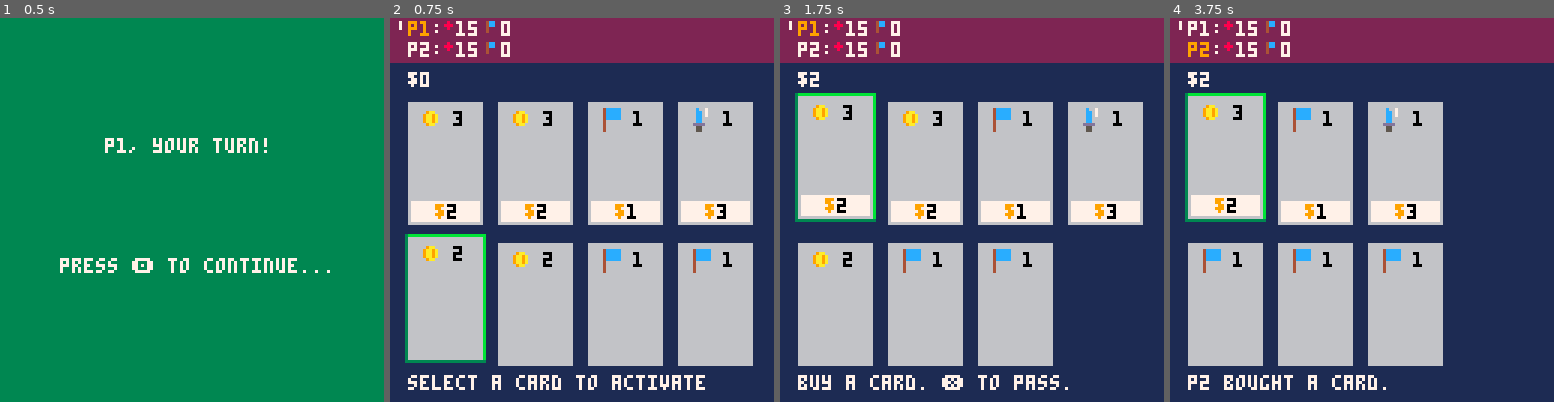
Above: before the commit, frames 1-4 (left to right).
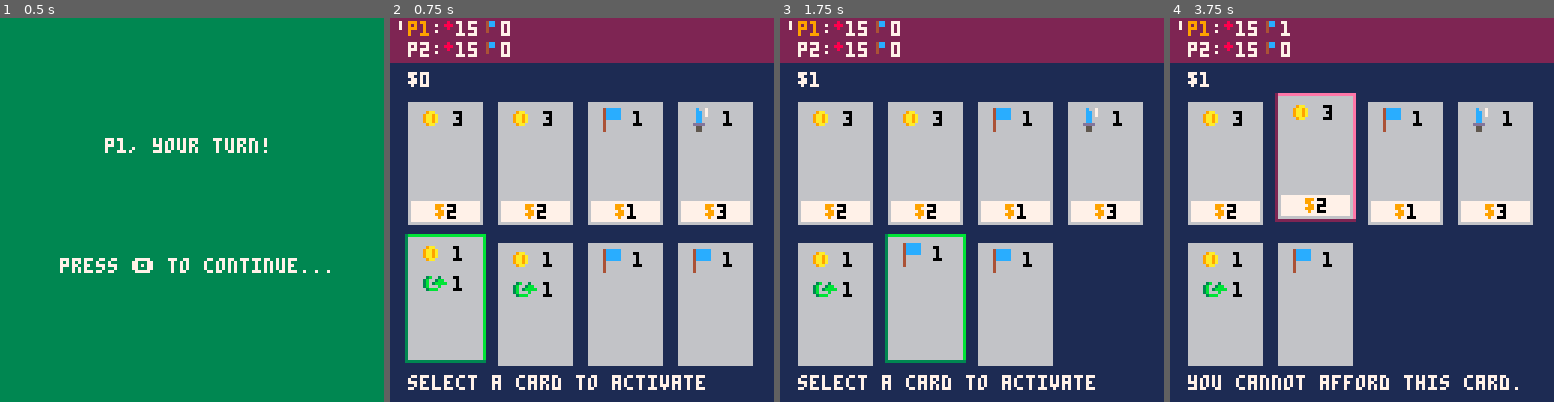
Above: after the commit, the same moments.

Repository: camden/minidom
Game: PICO-8 cartridge dom.p8
The game is run twice, just before and just after one commit, with the same random seed, the same clock (stepped at 60 frames per second) and the same inputs.
Inputs:
- Up to frame 1 (0.5 s): tap X (X key) at 0.33 s
- Up to frame 2 (0.75 s): tap O (Z key) at 0.7 s
- Up to frame 3 (1.75 s): tap X (X key) at 1.07 s; hold Right from 1.6 s (still down); tap O (Z key) at 1.7 s
- Up to frame 4 (3.75 s): tap X (X key) at 1.85, 2.97 s; release Right at 2.1 s; tap O (Z key) every 0.4 s from 2.1 to 3.7 s; hold Right 2.47-3.03 s; hold Left 3.08-3.58 s

Frame 1 is identical in both runs. In frame 2, 0.5% of the frame differs, in the area x 8-43%, y 59-73%; in frame 3, 5.1%; in frame 4, 19%, in the area x 3-95%, y 0-97%.

Commit message:
added actions

Diff:
--- a/dom.p8
+++ b/dom.p8
@@ -33,6 +33,9 @@
 }
 
 effect_types = {
+  add_actions = {
+    spr_num = 10
+  },
   draw_cards = {
     spr_num = 9
   },
@@ -73,6 +76,7 @@
 last_first_player = next_first_player
 
 current_turn = 1
+cur_player_actions = 0
 
 status_msg = 'select a card to activate'
 
@@ -265,10 +269,22 @@
   local cr_status = costatus(cur_card_activation)
 
   if cr_status == 'dead' then
-    cur_card_activation = nil
-    cur_active_card_effect_num = nil
-    cur_active_card = nil
-
+    event_card_finished_activating()
+  end
+end
+
+function event_card_finished_activating()
+  cur_card_activation = nil
+  cur_active_card_effect_num = nil
+  cur_active_card = nil
+
+  cur_player_actions -= 1
+
+  if selected_index > len(cur_hand()) then
+    selected_index = len(cur_hand())
+  end
+
+  if cur_player_actions == 0 then
     advance()
   end
 end
@@ -312,6 +328,8 @@
         players[i].health -= fx.value
       end
     end
+  elseif fx.kind == effect_types.add_actions then
+    cur_player_actions += fx.value
   elseif fx.kind == effect_types.draw_cards then
     do_effect_draw_cards(fx)
   elseif fx.kind == effect_types.attack_one then
@@ -436,6 +454,8 @@
     selected_index = 1
     cur_selection_kind = selection.hand
     sfx(2)
+
+    cur_player_actions = 1
 end
 
 function finished_round()
@@ -474,12 +494,13 @@
 end
 
 function initialize_player_deck(player)
-  local gold_fx = make_effect(effect_types.gold, 2)
+  local gold_fx = make_effect(effect_types.gold, 1)
   local points_fx = make_effect(effect_types.points, 1)
   local attack_one_fx = make_effect(effect_types.attack_one, 1)
   local cards_fx = make_effect(effect_types.draw_cards, 2)
-
-  add_cards(make_card(1, gold_fx), 3, player)
+  local actions_fx = make_effect(effect_types.add_actions, 1)
+
+  add_cards(make_card(1, gold_fx, actions_fx), 3, player)
   add_cards(make_card(1, points_fx), 3, player)
   add_cards(make_card(3, attack_one_fx), 0, player)
   add_cards(make_card(2, cards_fx), 0, player)
@@ -843,11 +864,11 @@
 
 __gfx__
 00000000000000000c007000008800000800000007000000000000004ccccc004cc0000000000000000000000000000000000000000000000000000000000000
-00000000000000000cc0700000880000888000000700000009aa00004ccccc004cc0000000030000000000000000000000000000000000000000000000000000
-00700700000000000cc070008888880008000000070000009aa9a0004ccccc004000000077333000000000000000000000000000000000000000000000000000
-00077000000000000cc000008888880000000000000000009aa9a0004ccccc004000000076630000000000000000000000000000000000000000000000000000
-00077000000000000cc000000088000000000000000000009aa9a000400000000000000076670000000000000000000000000000000000000000000000000000
-0070070000000000dddd000000880000000000000000000009aa0000400000000000000076670000000000000000000000000000000000000000000000000000
+00000000000000000cc0700000880000888000000700000009aa00004ccccc004cc000000003000003b003000000000000000000000000000000000000000000
+00700700000000000cc070008888880008000000070000009aa9a0004ccccc0040000000773330003b003bb00000000000000000000000000000000000000000
+00077000000000000cc000008888880000000000000000009aa9a0004ccccc0040000000766300003b03bbbb0000000000000000000000000000000000000000
+00077000000000000cc000000088000000000000000000009aa9a0004000000000000000766700003b000b000000000000000000000000000000000000000000
+0070070000000000dddd000000880000000000000000000009aa000040000000000000007667000003bbb0000000000000000000000000000000000000000000
 00000000000000000550000000000000000000000000000000000000400000000000000077770000000000000000000000000000000000000000000000000000
 00000000888888880550000000000000000000000000000000000000400000000000000000000000000000000000000000000000000000000000000000000000
 00000000000000000c08080000000000000000000000000000000000000000000000000000000000000000000000000000000000000000000000000000000000
